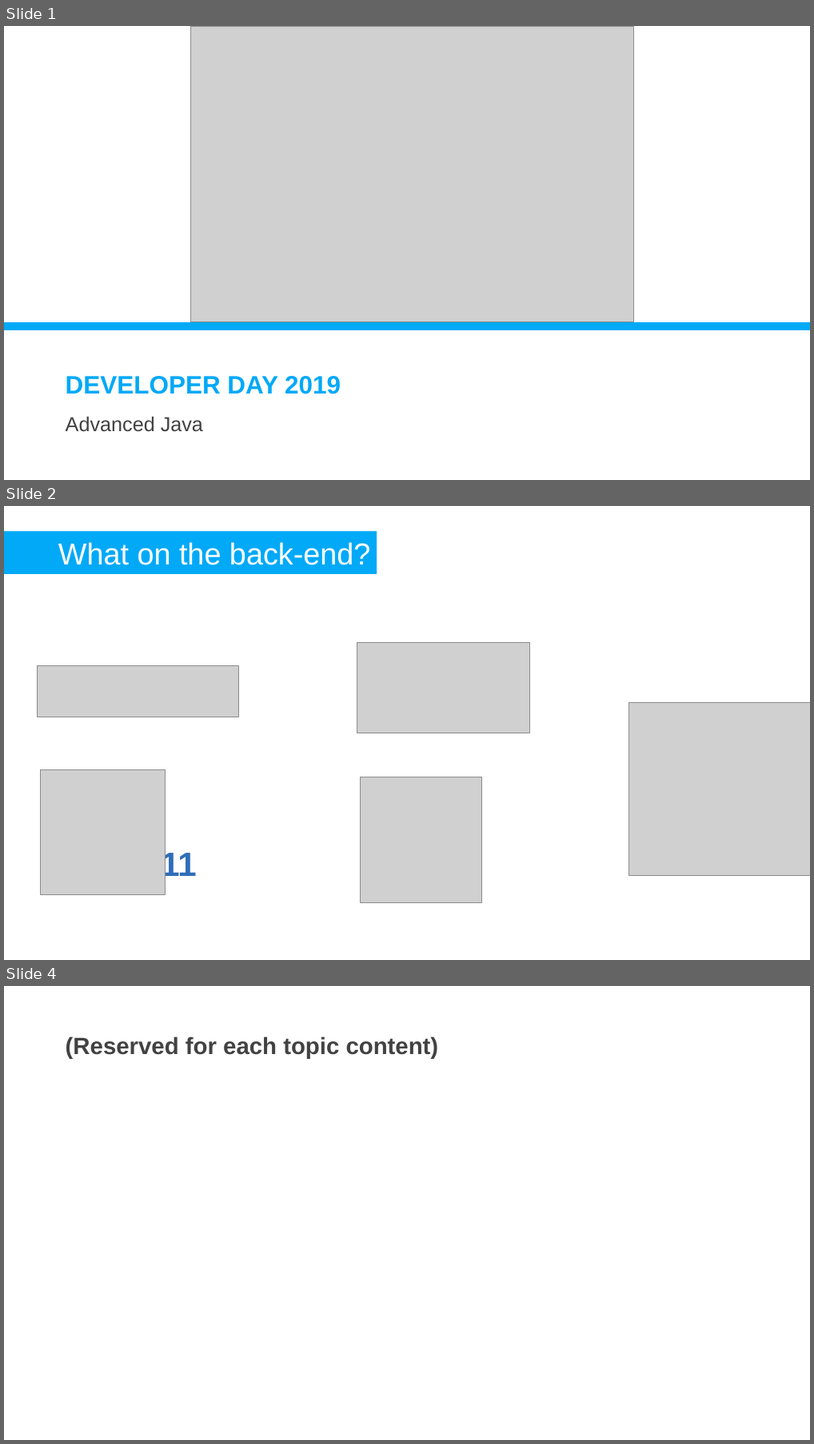
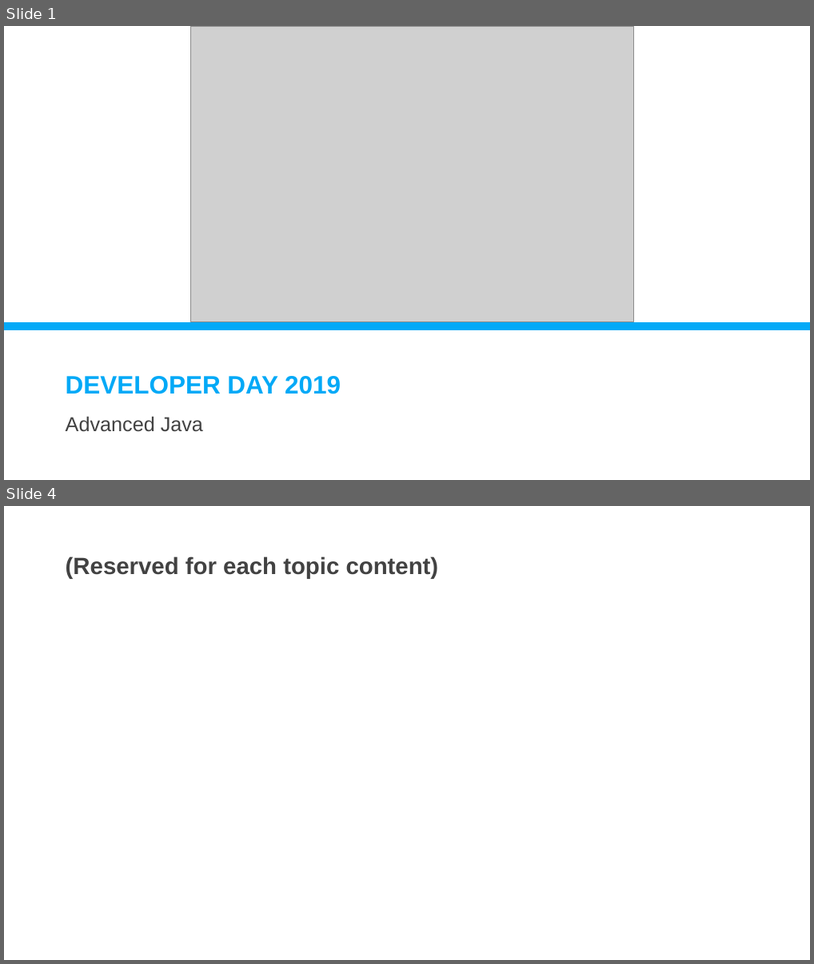
Before and after one commit to DevDay2019-AxonActive/DevDay2019---Advanced-Java, a slide deck: presentations/DevDay2019_Java_intro.pptx. Shown one above the other, each under a label of ours: slides 1, 2 and 4 before the commit, slides 1 and 4 after it; the slides between them are not shown. The pictures are 814x1444 and 814x964 pixels, drawn with LibreOffice and Linux fonts; fonts in the diff are those of the drawing; grey boxes stand for pictures; background and template pictures are left out. Boxes give left, top, right and bottom in pixels: in the first picture for what was removed or moved away, otherwise in the second. Text is boxed around its words. In the diff, an @@ line names an element or a change of style, - is before the commit and + after.

```diff
--- a/presentations/DevDay2019_Java_intro.pptx
+++ b/presentations/DevDay2019_Java_intro.pptx
@@ slide 2 removed at box(4, 506, 810, 960), background picture (left out) @@
@@ rectangle removed at box(4, 532, 378, 574) @@
-What on the back-end?
@@ picture removed at box(357, 642, 530, 733) @@
@@ picture removed at box(38, 666, 238, 716) @@
@@ picture removed at box(629, 703, 810, 875) @@
@@ picture removed at box(40, 770, 165, 894) @@
@@ picture removed at box(360, 777, 482, 902) @@
@@ text removed at box(161, 849, 196, 883) @@
-11
```
Also in this commit, not shown: 2 slides changed, 1 slide added.
